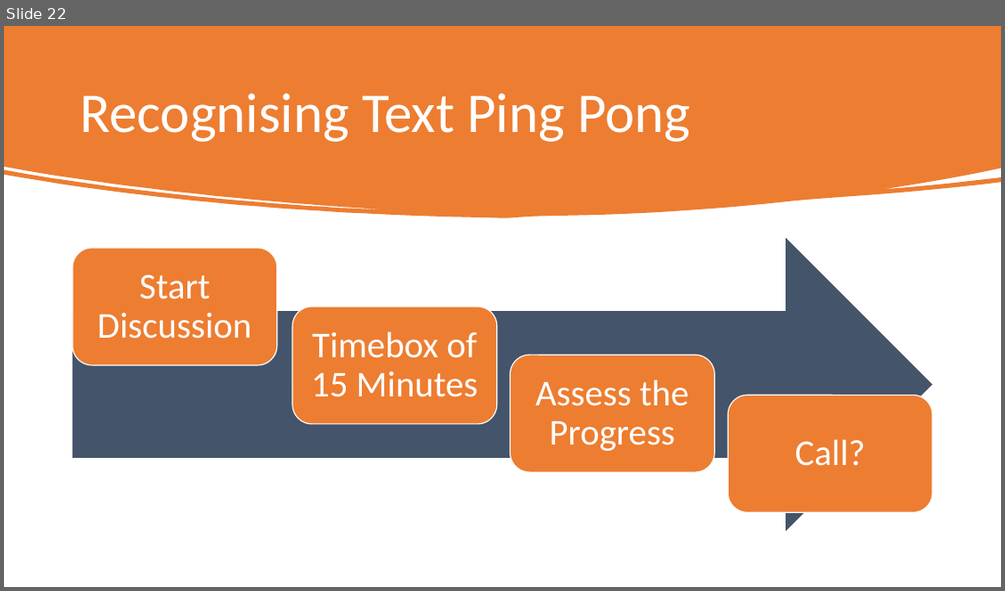
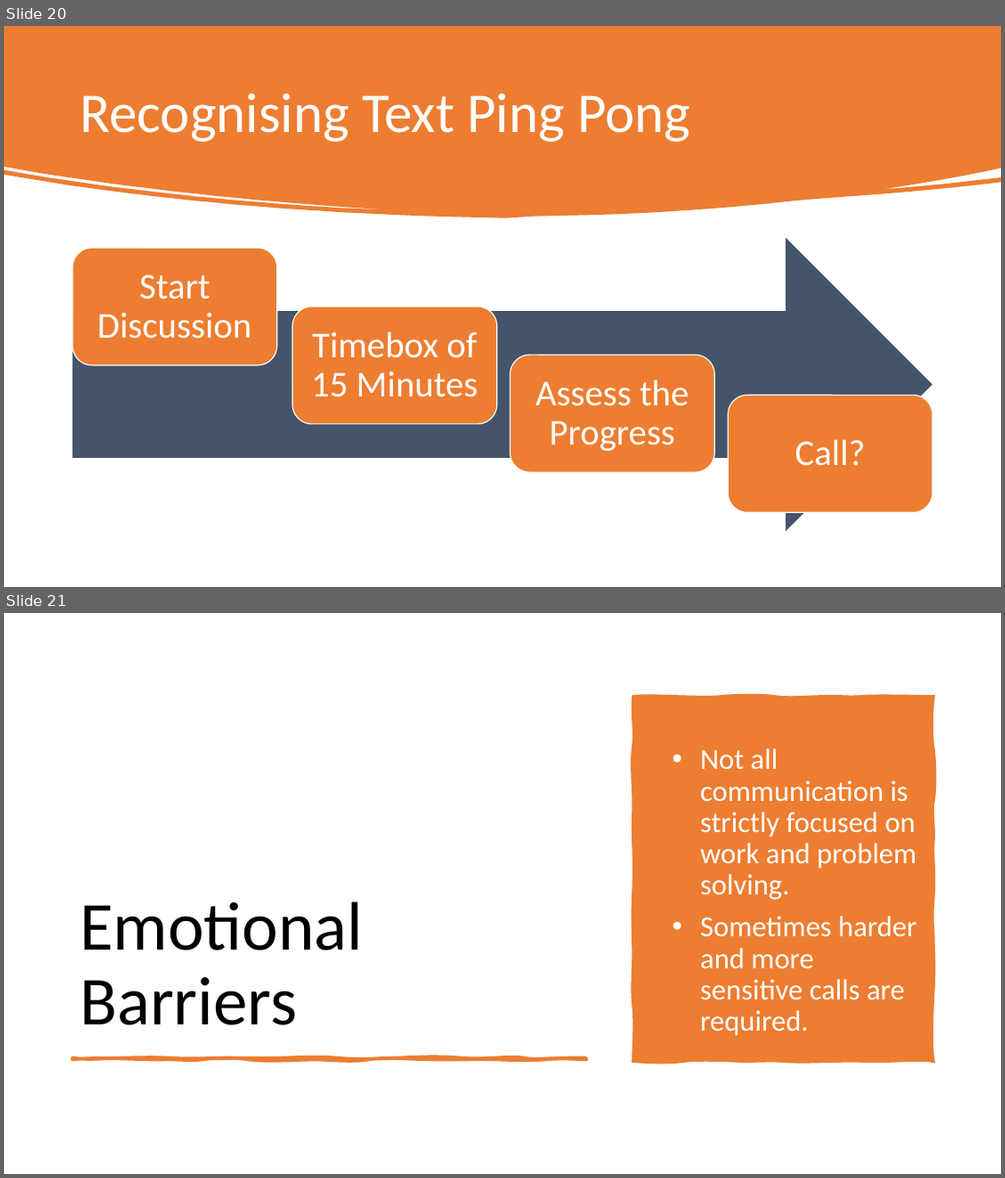
Before and after one commit to Steelstone3/Community-Of-Practice, a slide deck: presentations/Effective Communication.pptx. Shown one above the other, each under a label of ours: slide 22 before the commit, slides 20 and 21 after it. The pictures are 1005x591 and 1005x1178 pixels, drawn with LibreOffice and Linux fonts; fonts in the diff are those of the drawing. Boxes give left, top, right and bottom in pixels: in the first picture for what was removed or moved away, otherwise in the second. Text is boxed around its words. In the diff, an @@ line names an element or a change of style, - is before the commit and + after.

```diff
--- a/presentations/Effective Communication.pptx
+++ b/presentations/Effective Communication.pptx
@@ slide 21 added at bbox=[4, 613, 1001, 1174], background #FFFFFF @@
@@ freeform shape added at bbox=[634, 698, 933, 1060], fill #ED7D31, outline #ED7D31 4.5 pt @@
@@ text added at bbox=[700, 748, 916, 1036], 28 pt, text #FFFFFF @@
+• Not all communication is strictly focused on work and problem solving.
+• Sometimes harder and more sensitive calls are required.
@@ title added at bbox=[80, 901, 363, 1025], 66 pt, text #000000 @@
+Emotional Barriers
@@ freeform shape added at bbox=[73, 1058, 587, 1060], fill #ED7D31, outline #ED7D31 3.25 pt @@
@@ what was slide 22 is now slide 20 @@
```
Also in this commit, not shown: 4 other slides added, 1 slide removed.
